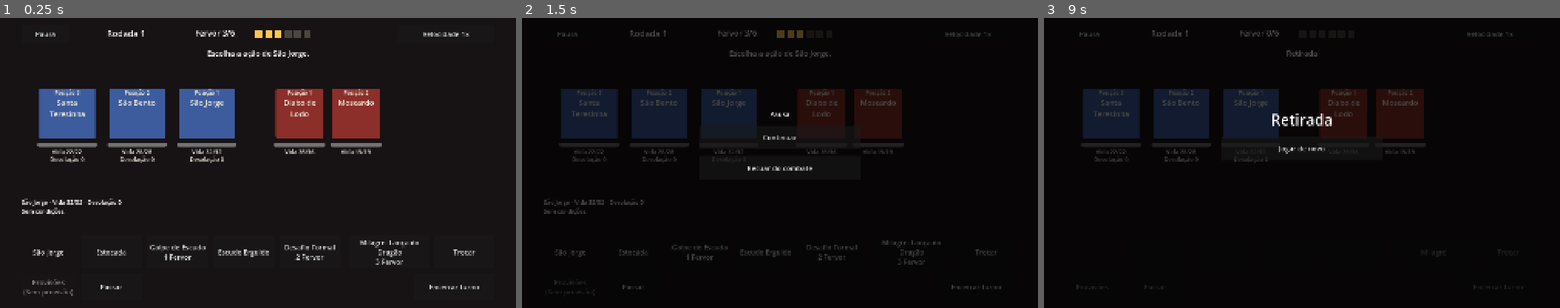
Above: before the commit, frames 1-3 (left to right).
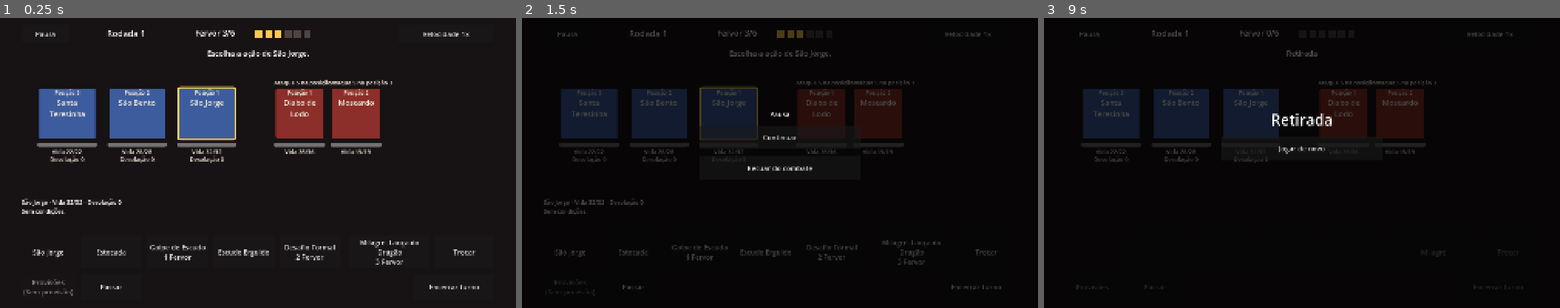
Above: after the commit, the same moments.

Repository: alnsouza90/Ad-Inferos---RPG
Game: Godot game, scene res://scenes/battle/battle_screen.tscn
Same seed, same stepped clock (60 frames per second), same inputs: the game is played once before the commit and once after it.
Inputs:
- Up to frame 1 (0.25 s): no input
- Up to frame 2 (1.5 s): click "Pausa" at 0.5 s; click "Velocidade 1x" at 1.25 s
- Up to frame 3 (9 s): click "Estocada" at 2 s; click "Golpe de Escudo 1 Fervor" at 2.75 s; click "Escudo Erguido" at 3.5 s; click "Desafio Formal 2 Fervor" at 4.25 s; click "Milagre: Lança do Dragão 3 Fe…" at 5 s; click "Trocar" at 5.75 s; click "Passar" at 6.5 s; click "Continuar" at 7.25 s; click "Pausa" at 8 s; click "Recuar do combate" at 8.75 s

The runs differ from the first frame. In frame 1, 0.6% of the frame differs, in the area x 34-76%, y 21-43%; in frame 2, 0.4%; in frame 3, 0.1%.
Error before the commit: Trying to assign an array of type "Array" to a variable of type "Array[StringName]". (res://scenes/battle/battle_screen.gd:429)

Commit message:
T15: lista tipada sem operador ternário na tela de combate
O ternário devolvia uma lista sem tipo e o Godot recusava a atribuição
a Array[StringName] em cada redesenho (5 testes da tela no CI).

Co-Authored-By: Claude Opus 5.5 <noreply@anthropic.com>
Claude-Session: https://claude.ai/code/session_01DUWuey1qsTua3AQVGieCAu

Diff:
--- a/game/scenes/battle/battle_screen.gd
+++ b/game/scenes/battle/battle_screen.gd
@@ -426,7 +426,9 @@
 
 func _refresh_views() -> void:
 	var targetable: Array[StringName] = selection.targetable_ids()
-	var pending: Array[StringName] = selection.pending_ids() if selection.pending != null else [] as Array[StringName]
+	var pending: Array[StringName] = []
+	if selection.pending != null:
+		pending = selection.pending_ids()
 	var previews: Dictionary = {}
 	for entry: PreviewEntry in selection.preview:
 		previews[entry.target_id] = texts.preview_line(entry)
Not shown, changed: docs/memory/lessons.md
